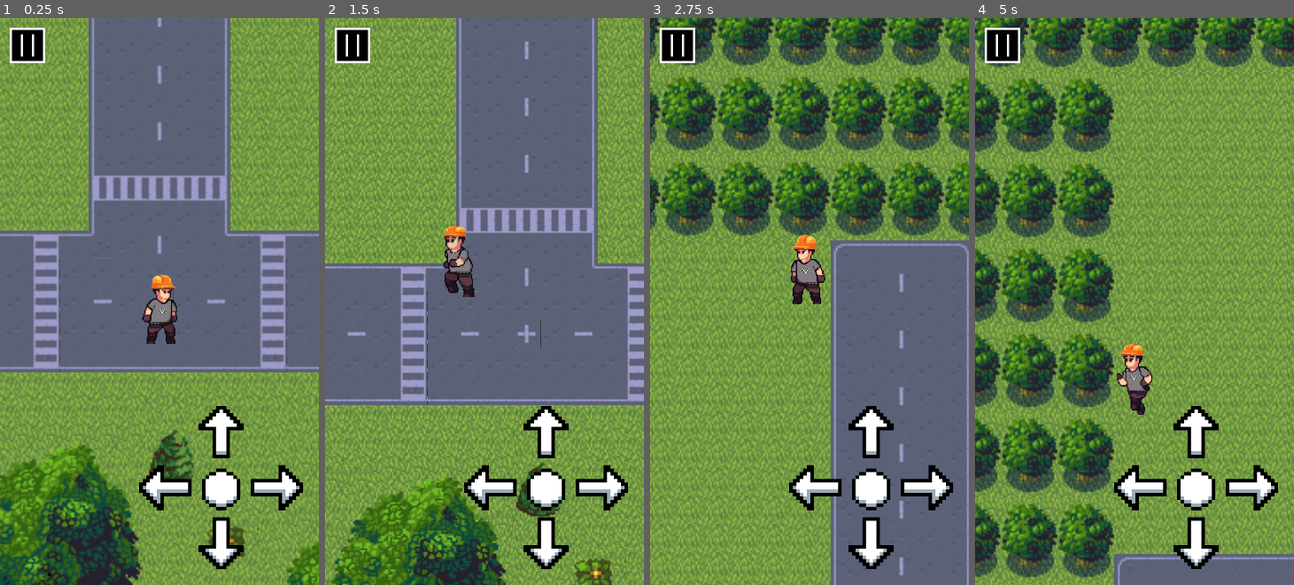
Above: before the commit, frames 1-4 (left to right).
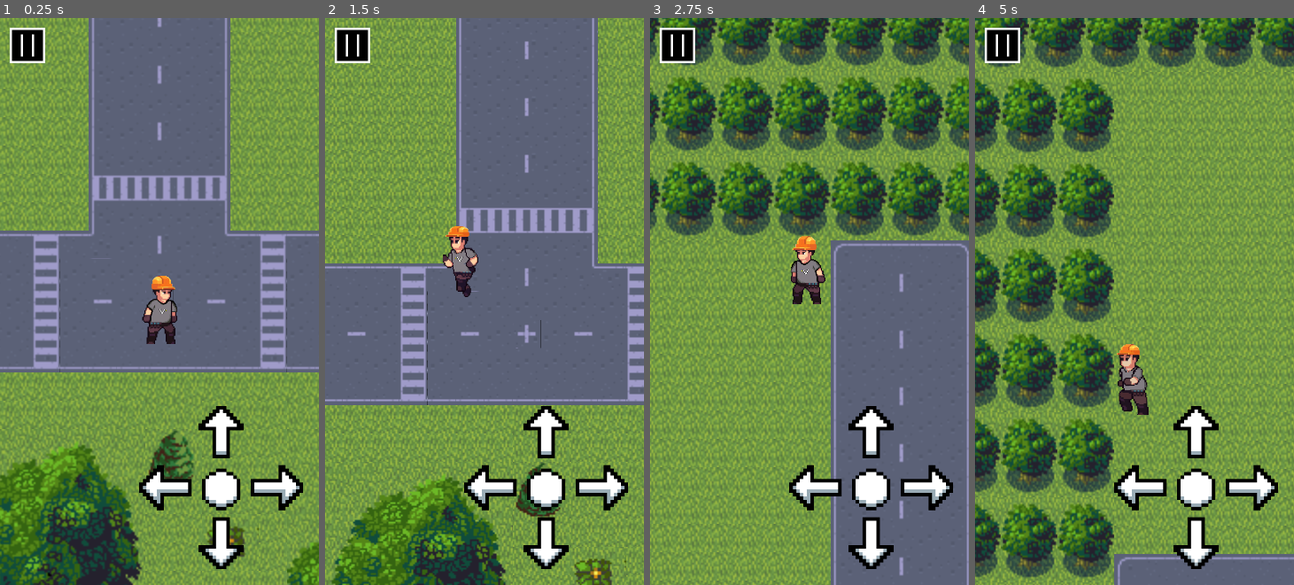
Above: after the commit, the same moments.

Repository: 2023M1T8-Inteli/grupo4
Game: Godot game, scene res://Scenes/Cidade.tscn
Two runs of this game, one before a commit and one after it. Both use one fixed random seed, a clock stepped at 60 frames per second and the inputs below. This scene is started directly instead of the project's main scene.
Inputs (mouse positions are in pixels of both pictures, inside the frame that each line leads up to):
- Up to frame 1 (0.25 s): no input
- Up to frame 2 (1.5 s): click (487, 482) at 0.5 s; tap Enter (start) at 1.25 s; hold W (move_up) from 1.28 s (still down); tap Space (interact) at 1.35 s
- Up to frame 3 (2.75 s): keep holding W (move_up); tap Enter (start) at 2.1 s
- Up to frame 4 (5 s): release W (move_up) at 2.78 s; hold A (move_left) 2.78-4.28 s; tap Space (interact) at 2.85, 4.35 s; tap Enter (start) at 3.6 s; hold S (move_down) from 4.28 s (still down)

The runs differ from the first frame. In frame 1, 0.2% of the frame differs, in the area x 44-56%, y 45-55%; in frame 2, 0.8%; in frame 3, 0.2%; in frame 4, 0.8%, in the area x 44-56%, y 57-70%.

Commit message:
Update export and game

Diff:
--- a/src/godot-game/Scenes/Player.tscn
+++ b/src/godot-game/Scenes/Player.tscn
@@ -89,11 +89,12 @@
 
 [node name="ZeCorrendo" type="AnimatedSprite" parent="Ze"]
 frames = SubResource( 12 )
-frame = 3
+frame = 2
 playing = true
 
 [node name="ZeIdle" type="AnimatedSprite" parent="Ze"]
 frames = SubResource( 13 )
+frame = 1
 playing = true
 
 [node name="Camera2D" type="Camera2D" parent="."]
Not shown, changed: docs/index.html
Not shown, changed: docs/index.pck
Not shown, changed: executáveis/HTML/index.html
Not shown, changed: executáveis/HTML/index.pck
Not shown, changed: executáveis/Windows/group-for.pck
